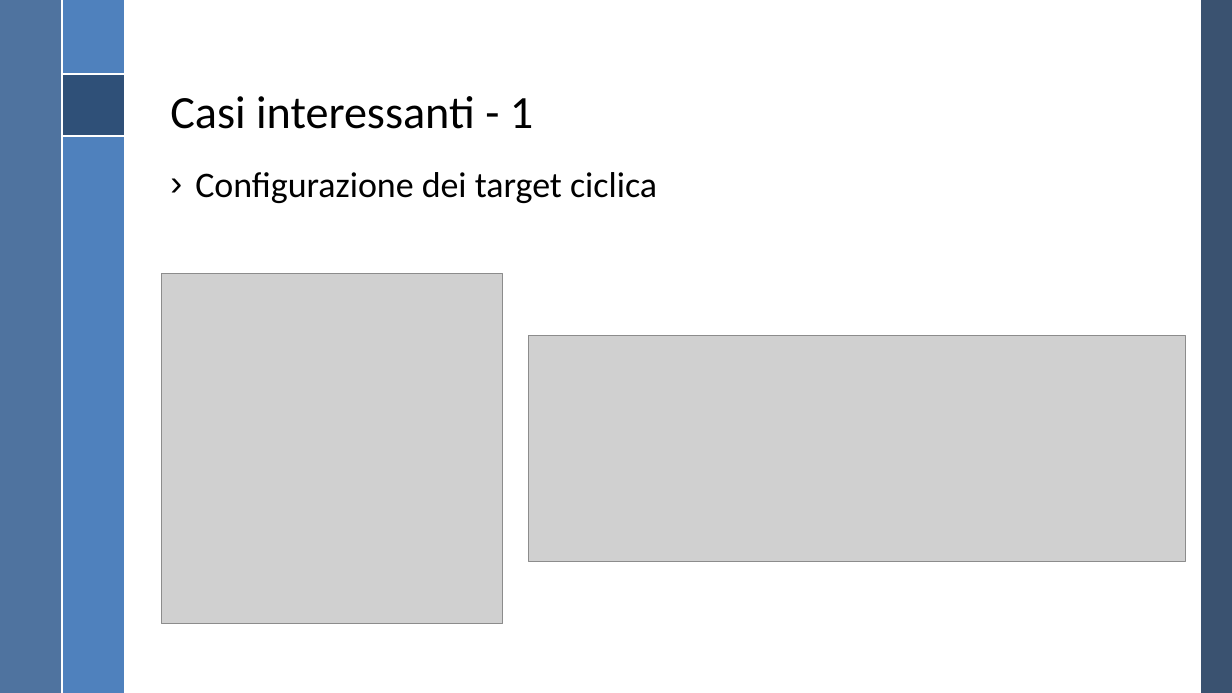
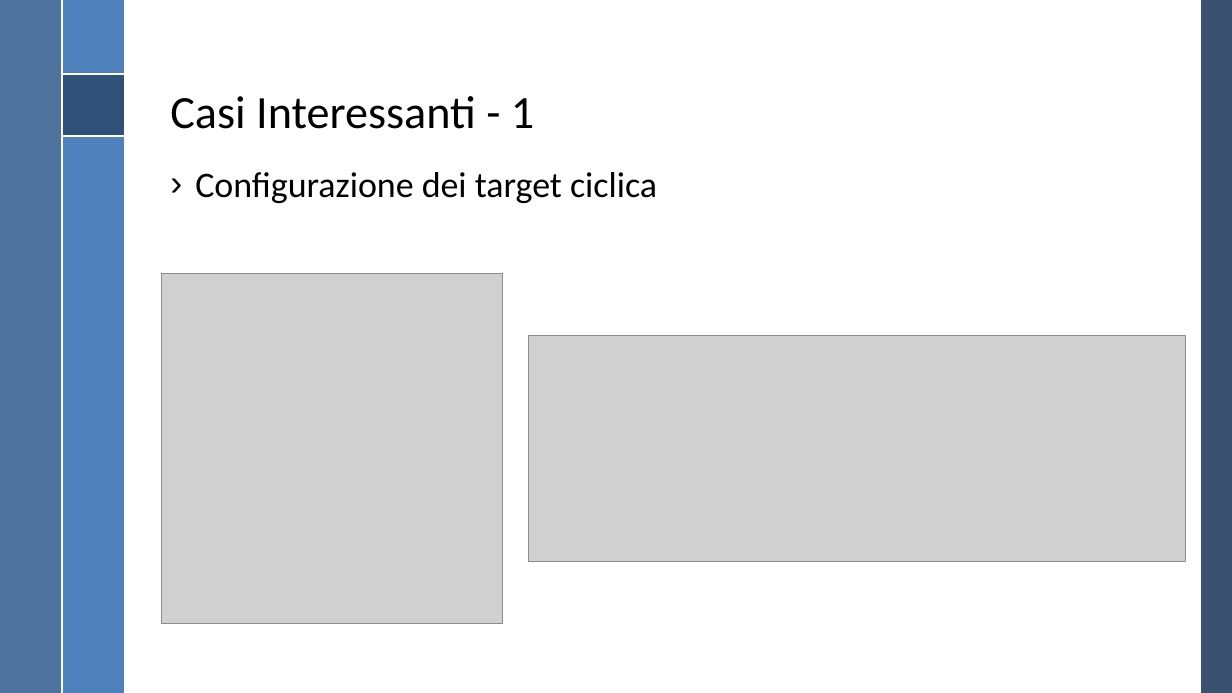
Before and after one commit to RiccardoGrieco/masTracking, a slide deck: slide 10 of Presentazione MAS/Presentazione MAS.pptx. Drawn at 1232x693 pixels with LibreOffice and Linux fonts; fonts in the diff are those of the drawing; grey boxes stand for pictures; background and template pictures are left out. Boxes give left, top, right and bottom in pixels: in the first picture for what was removed or moved away, otherwise in the second. Text is boxed around its words. In the diff, an @@ line names an element or a change of style, - is before the commit and + after.

Commit message:
Changed titles, done some adjustments.

```diff
--- a/Presentazione MAS/Presentazione MAS.pptx
+++ b/Presentazione MAS/Presentazione MAS.pptx
@@ title at (x1=170, y1=96, x2=534, y2=129): text changed @@
-Casi interessanti - 1
+Casi Interessanti - 1
```
Also in this commit, not shown: 10 other slides changed.
